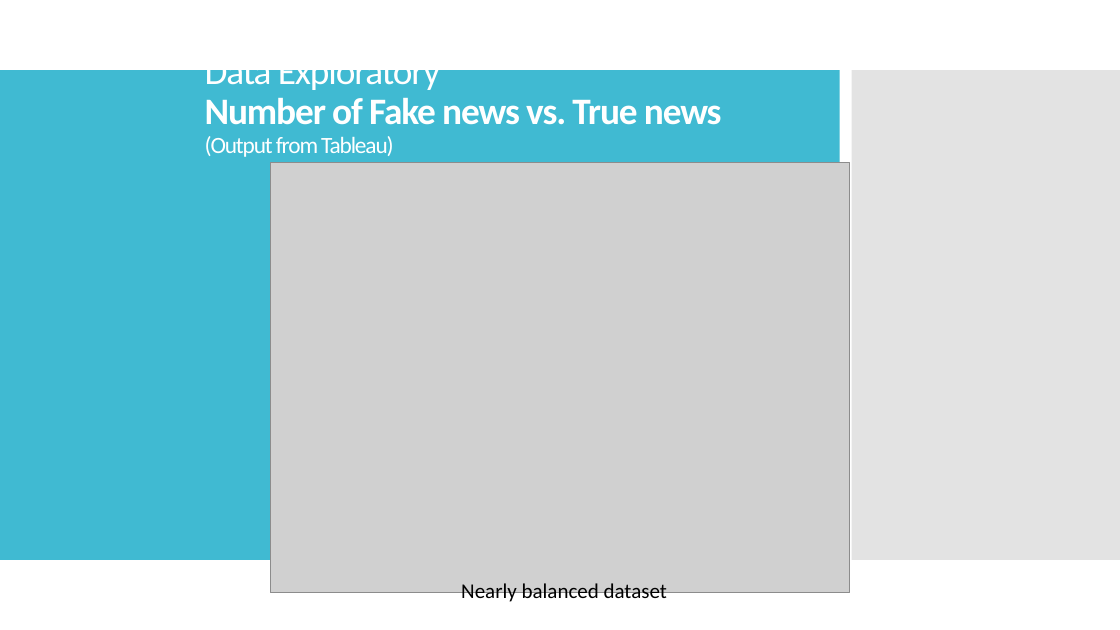
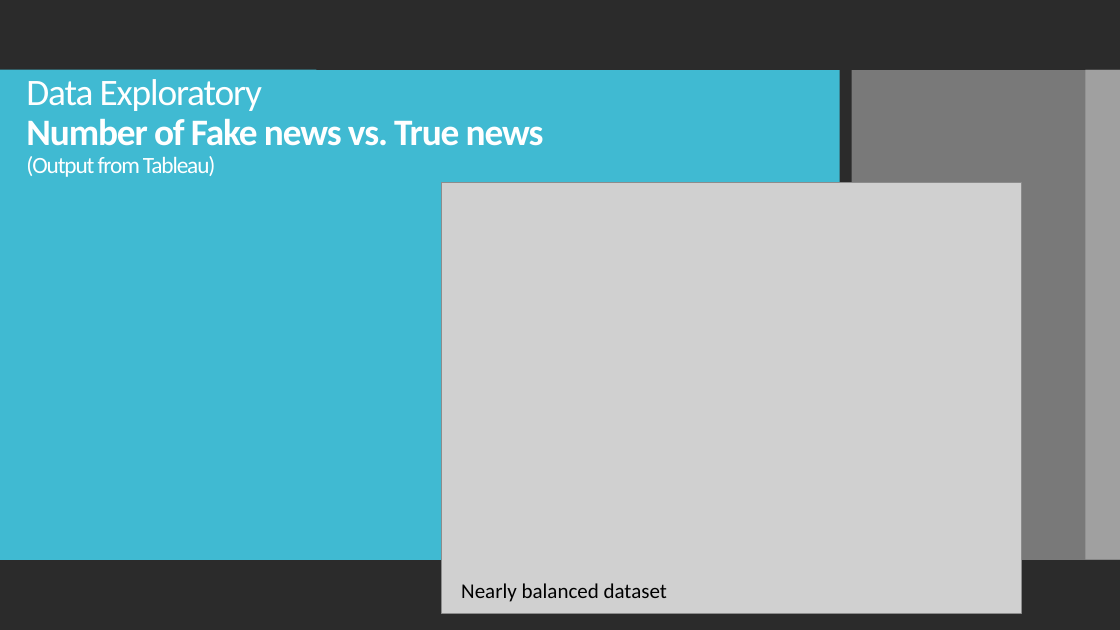
Before and after one commit to matthewbelevski/project-3, a slide deck: slide 8 of Project 3 - Final Presentation.pptx (slide 7 before the commit). Drawn at 1120x630 pixels with LibreOffice and Linux fonts; fonts in the diff are those of the drawing; grey boxes stand for pictures; background and template pictures are left out; a plain dark background stands for a picture behind light text. Boxes give left, top, right and bottom in pixels: in the first picture for what was removed or moved away, otherwise in the second. Text is boxed around its words. In the diff, an @@ line names an element or a change of style, - is before the commit and + after.

```diff
--- a/Project 3 - Final Presentation.pptx
+++ b/Project 3 - Final Presentation.pptx
@@ background #FFFFFF to picture (left out) @@
@@ rectangle added at <box>0,70,317,560</box>, fill #40BAD2 @@
@@ title "Data Exploratory Number of Fake ..." rewrapped from <box>205,70,722,157</box> to <box>26,79,544,177</box> @@
@@ rectangle added at <box>1086,70,1120,560</box>, fill #C8C8C8 at 50% opacity @@
@@ picture: place and size @@
-picture at <box>270,162,849,592</box>
+picture at <box>442,183,1022,613</box>
```
Also in this commit, not shown: 9 other slides changed, 2 slides added, 1 slide removed, 4 other files.
